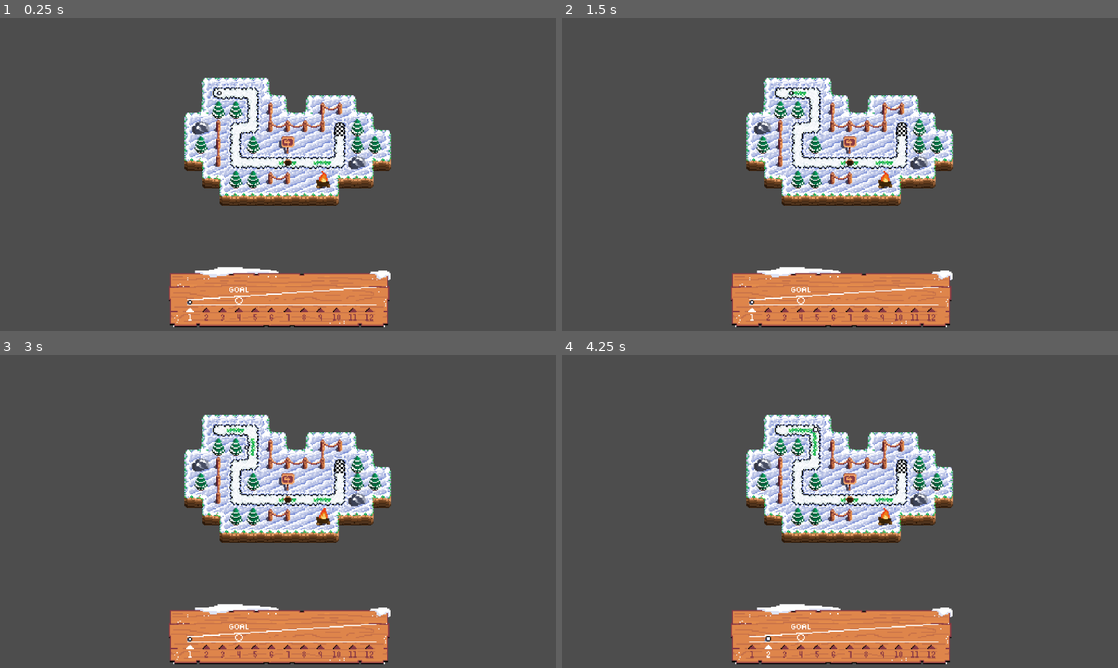
Above: before the commit, frames 1-4 (two rows, left to right).
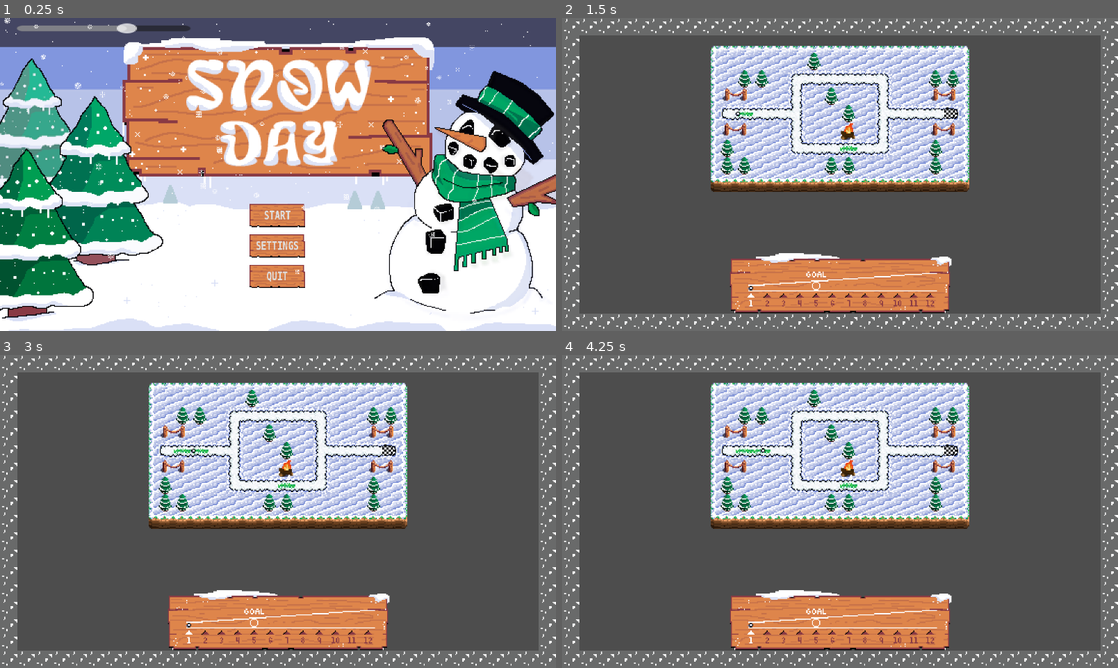
Above: after the commit, the same moments.

Repository: anthonyrvance/i3GJ2024
Game: Godot game, scene res://Levels/MainMenu.tscn
The game is run twice, just before and just after one commit, with the same random seed, the same clock (stepped at 60 frames per second) and the same inputs. Before the commit the project starts from res://Levels/Level 4.tscn.
Inputs (mouse positions are in pixels of both pictures, inside the frame that each line leads up to):
- Up to frame 1 (0.25 s): no input
- Up to frame 2 (1.5 s): click (840, 215) at 0.5 s, where only the run after the commit has a clickable "START"; tap Enter at 1.25 s; hold Right (ui_right) from 1.28 s (still down)
- Up to frame 3 (3 s): tap Space at 2 s; release Right (ui_right) at 2.03 s; hold Down (ui_down) 2.03-2.78 s; tap Enter at 2.75 s; hold Right (ui_right) from 2.78 s (still down)
- Up to frame 4 (4.25 s): tap Space at 3.5 s; release Right (ui_right) at 3.53 s; hold Up (ui_up) from 3.53 s (still down)

The runs differ from the first frame. In frame 1, 91% of the frame differs, in the area x 0-100%, y 0-100%; in frame 2, 41%; in frame 3, 41%; in frame 4, 41%.

Commit message:
build 2 and pointed gates to next levels and refilled tiles in lv3

Diff:
--- a/Levels/Level 3.tscn
+++ b/Levels/Level 3.tscn
@@ -10,7 +10,6 @@
 [ext_resource type="PackedScene" uid="uid://t78ls4qeu3ak" path="res://Prefabs/Tiles/Gate.tscn" id="6_hn8ik"]
 [ext_resource type="Texture2D" uid="uid://c7iuq1aqu6igb" path="res://Art/Tiles/startNfinish.png" id="7_ctqr6"]
 [ext_resource type="PackedScene" uid="uid://ckcnevvqf7sah" path="res://Prefabs/Tiles/ScorableTile.tscn" id="8_1vylh"]
-[ext_resource type="PackedScene" uid="uid://cles8vjjxwy6h" path="res://Prefabs/UI/FallingSnow.tscn" id="10_d1o7v"]
 [ext_resource type="PackedScene" uid="uid://6vyn2y538dd8" path="res://Prefabs/UI/SnowballSizeUI.tscn" id="11_brwkk"]
 
 [sub_resource type="GDScript" id="GDScript_3v5xg"]
@@ -181,6 +180,42 @@
 sources/5 = SubResource("TileSetAtlasSource_rpwol")
 sources/6 = SubResource("TileSetAtlasSource_8i620")
 
+[sub_resource type="AtlasTexture" id="AtlasTexture_jfb5w"]
+atlas = ExtResource("5_yyukr")
+region = Rect2(0, 0, 16, 16)
+
+[sub_resource type="AtlasTexture" id="AtlasTexture_p8ihq"]
+atlas = ExtResource("5_yyukr")
+region = Rect2(0, 0, 16, 16)
+
+[sub_resource type="AtlasTexture" id="AtlasTexture_kgsb8"]
+atlas = ExtResource("5_yyukr")
+region = Rect2(0, 16, 16, 16)
+
+[sub_resource type="AtlasTexture" id="AtlasTexture_4tq8n"]
+atlas = ExtResource("5_yyukr")
+region = Rect2(16, 0, 16, 16)
+
+[sub_resource type="AtlasTexture" id="AtlasTexture_5d4a4"]
+atlas = ExtResource("5_yyukr")
+region = Rect2(0, 16, 16, 16)
+
+[sub_resource type="AtlasTexture" id="AtlasTexture_y7l7b"]
+atlas = ExtResource("5_yyukr")
+region = Rect2(0, 16, 16, 16)
+
+[sub_resource type="AtlasTexture" id="AtlasTexture_epjyx"]
+atlas = ExtResource("5_yyukr")
+region = Rect2(0, 0, 16, 16)
+
+[sub_resource type="AtlasTexture" id="AtlasTexture_dbgmu"]
+atlas = ExtResource("5_yyukr")
+region = Rect2(0, 16, 16, 16)
+
+[sub_resource type="AtlasTexture" id="AtlasTexture_ovqqk"]
+atlas = ExtResource("5_yyukr")
+region = Rect2(0, 16, 16, 16)
+
 [node name="Root" type="Node2D"]
 script = SubResource("GDScript_3v5xg")
 
@@ -192,7 +227,7 @@
 [node name="TileMap" type="TileMap" parent="."]
 tile_set = SubResource("TileSet_3hh4y")
 format = 2
-layer_0/tile_data = PackedInt32Array(-524304, 0, 0, -524303, …(2770 unchanged characters)… -131072, 2, 0, -65536, 196611, 3, 0, 2, 0, 65536, 4, 1610612736, 131072, 2, 16106 …(2364 unchanged characters)…
+layer_0/tile_data = PackedInt32Array(-524304, 0, 0, -524303, …(2770 unchanged characters)… -131072, 2, 0, -65536, 196611, 3, 0, 2, 1342177281, 65536, 4, 1610612736, 131072, 2, 16106 …(2364 unchanged characters)…
 
 [node name="TileMap - Details" type="TileMap" parent="."]
 tile_set = SubResource("TileSet_3hh4y")
@@ -209,165 +244,244 @@
 
 [node name="ScorableTile27" parent="ScorableTiles - Positive" instance=ExtResource("8_1vylh")]
 position = Vector2(-88, -88)
+exportFillingSprite = SubResource("AtlasTexture_jfb5w")
 
 [node name="ScorableTile28" parent="ScorableTiles - Positive" instance=ExtResource("8_1vylh")]
 position = Vector2(-72, -88)
+exportFillingSprite = SubResource("AtlasTexture_jfb5w")
 
 [node name="ScorableTile29" parent="ScorableTiles - Positive" instance=ExtResource("8_1vylh")]
 position = Vector2(-56, -88)
+exportFillingSprite = SubResource("AtlasTexture_jfb5w")
 
 [node name="ScorableTile30" parent="ScorableTiles - Positive" instance=ExtResource("8_1vylh")]
 position = Vector2(-40, -88)
+exportFillingSprite = SubResource("AtlasTexture_jfb5w")
 
 [node name="ScorableTile31" parent="ScorableTiles - Positive" instance=ExtResource("8_1vylh")]
 position = Vector2(-24, -88)
+exportFillingSprite = SubResource("AtlasTexture_jfb5w")
 
 [node name="ScorableTile32" parent="ScorableTiles - Positive" instance=ExtResource("8_1vylh")]
 position = Vector2(-8, -88)
+exportFillingSprite = SubResource("AtlasTexture_jfb5w")
 
 [node name="ScorableTile33" parent="ScorableTiles - Positive" instance=ExtResource("8_1vylh")]
 position = Vector2(8, -88)
+exportFillingSprite = SubResource("AtlasTexture_jfb5w")
 
 [node name="ScorableTile34" parent="ScorableTiles - Positive" instance=ExtResource("8_1vylh")]
 position = Vector2(24, -88)
+exportFillingSprite = SubResource("AtlasTexture_jfb5w")
 
 [node name="ScorableTile70" parent="ScorableTiles - Positive" instance=ExtResource("8_1vylh")]
 position = Vector2(-24, -72)
+rotation = 1.5708
+exportFillingSprite = SubResource("AtlasTexture_p8ihq")
 
 [node name="ScorableTile68" parent="ScorableTiles - Positive" instance=ExtResource("8_1vylh")]
 position = Vector2(-56, -56)
+exportFillingSprite = SubResource("AtlasTexture_jfb5w")
 
 [node name="ScorableTile69" parent="ScorableTiles - Positive" instance=ExtResource("8_1vylh")]
 position = Vector2(-40, -56)
+exportFillingSprite = SubResource("AtlasTexture_jfb5w")
 
 [node name="ScorableTile55" parent="ScorableTiles - Positive" instance=ExtResource("8_1vylh")]
 position = Vector2(8, 8)
+rotation = 1.5708
+exportFillingSprite = SubResource("AtlasTexture_kgsb8")
 
 [node name="ScorableTile89" parent="ScorableTiles - Positive" instance=ExtResource("8_1vylh")]
 position = Vector2(-8, -8)
+rotation = 1.5708
+exportFillingSprite = SubResource("AtlasTexture_p8ihq")
 
 [node name="ScorableTile90" parent="ScorableTiles - Positive" instance=ExtResource("8_1vylh")]
 position = Vector2(-40, -8)
+rotation = 1.5708
+exportFillingSprite = SubResource("AtlasTexture_p8ihq")
 
 [node name="ScorableTile91" parent="ScorableTiles - Positive" instance=ExtResource("8_1vylh")]
 position = Vector2(72, -8)
+exportFillingSprite = SubResource("AtlasTexture_jfb5w")
 
 [node name="ScorableTile56" parent="ScorableTiles - Positive" instance=ExtResource("8_1vylh")]
 position = Vector2(40, 8)
+exportFillingSprite = SubResource("AtlasTexture_jfb5w")
 
 [node name="ScorableTile58" parent="ScorableTiles - Positive" instance=ExtResource("8_1vylh")]
 position = Vector2(-40, 8)
+rotation = 3.14159
+exportFillingSprite = SubResource("AtlasTexture_4tq8n")
 
 [node name="ScorableTile59" parent="ScorableTiles - Positive" instance=ExtResource("8_1vylh")]
 position = Vector2(-24, 8)
+exportFillingSprite = SubResource("AtlasTexture_jfb5w")
 
 [node name="ScorableTile60" parent="ScorableTiles - Positive" instance=ExtResource("8_1vylh")]
 position = Vector2(-8, 8)
+rotation = -1.5708
+exportFillingSprite = SubResource("AtlasTexture_5d4a4")
 
 [node name="ScorableTile92" parent="ScorableTiles - Positive" instance=ExtResource("8_1vylh")]
 position = Vector2(24, -56)
+exportFillingSprite = SubResource("AtlasTexture_jfb5w")
 
 [node name="ScorableTile93" parent="ScorableTiles - Positive" instance=ExtResource("8_1vylh")]
 position = Vector2(40, -56)
+exportFillingSprite = SubResource("AtlasTexture_jfb5w")
 
 [node name="ScorableTile94" parent="ScorableTiles - Positive" instance=ExtResource("8_1vylh")]
 position = Vector2(-8, -56)
+exportFillingSprite = SubResource("AtlasTexture_jfb5w")
 
 [node name="ScorableTile95" parent="ScorableTiles - Positive" instance=ExtResource("8_1vylh")]
 position = Vector2(8, -56)
+exportFillingSprite = SubResource("AtlasTexture_jfb5w")
 
 [node name="ScorableTile44" parent="ScorableTiles - Positive" instance=ExtResource("8_1vylh")]
 position = Vector2(-56, -24)
+exportFillingSprite = SubResource("AtlasTexture_jfb5w")
 
 [node name="ScorableTile45" parent="ScorableTiles - Positive" instance=ExtResource("8_1vylh")]
 position = Vector2(-40, -24)
+rotation = 1.5708
+exportFillingSprite = SubResource("AtlasTexture_kgsb8")
 
 [node name="ScorableTile47" parent="ScorableTiles - Positive" instance=ExtResource("8_1vylh")]
 position = Vector2(-8, -24)
+rotation = 1.5708
+exportFillingSprite = SubResource("AtlasTexture_kgsb8")
 
 [node name="ScorableTile48" parent="ScorableTiles - Positive" instance=ExtResource("8_1vylh")]
 position = Vector2(8, -24)
+exportFillingSprite = SubResource("AtlasTexture_jfb5w")
 
 [node name="ScorableTile36" parent="ScorableTiles - Positive" instance=ExtResource("8_1vylh")]
 position = Vector2(56, -88)
+exportFillingSprite = SubResource("AtlasTexture_jfb5w")
 
 [node name="ScorableTile79" parent="ScorableTiles - Positive" instance=ExtResource("8_1vylh")]
 position = Vector2(-40, 40)
+exportFillingSprite = SubResource("AtlasTexture_jfb5w")
 
 [node name="ScorableTile80" parent="ScorableTiles - Positive" instance=ExtResource("8_1vylh")]
 position = Vector2(-24, 40)
+exportFillingSprite = SubResource("AtlasTexture_jfb5w")
 
 [node name="ScorableTile81" parent="ScorableTiles - Positive" instance=ExtResource("8_1vylh")]
 position = Vector2(-8, 40)
+exportFillingSprite = SubResource("AtlasTexture_jfb5w")
 
 [node name="ScorableTile82" parent="ScorableTiles - Positive" instance=ExtResource("8_1vylh")]
 position = Vector2(8, 40)
+rotation = -1.5708
+exportFillingSprite = SubResource("AtlasTexture_5d4a4")
 
 [node name="ScorableTile84" parent="ScorableTiles - Positive" instance=ExtResource("8_1vylh")]
 position = Vector2(40, 40)
+exportFillingSprite = SubResource("AtlasTexture_jfb5w")
 
 [node name="ScorableTile85" parent="ScorableTiles - Positive" instance=ExtResource("8_1vylh")]
 position = Vector2(56, 40)
+exportFillingSprite = SubResource("AtlasTexture_jfb5w")
 
 [node name="ScorableTile86" parent="ScorableTiles - Positive" instance=ExtResource("8_1vylh")]
 position = Vector2(72, 40)
+exportFillingSprite = SubResource("AtlasTexture_jfb5w")
 
 [node name="ScorableTile87" parent="ScorableTiles - Positive" instance=ExtResource("8_1vylh")]
 position = Vector2(88, 40)
+rotation = 1.5708
+exportFillingSprite = SubResource("AtlasTexture_4tq8n")
 
 [node name="ScorableTile49" parent="ScorableTiles - Positive" instance=ExtResource("8_1vylh")]
 position = Vector2(56, -72)
+rotation = 1.5708
+exportFillingSprite = SubResource("AtlasTexture_p8ihq")
 
 [node name="ScorableTile50" parent="ScorableTiles - Positive" instance=ExtResource("8_1vylh")]
 position = Vector2(56, -56)
+rotation = 3.14159
+exportFillingSprite = SubResource("AtlasTexture_y7l7b")
 
 [node name="ScorableTile52" parent="ScorableTiles - Positive" instance=ExtResource("8_1vylh")]
 position = Vector2(56, -24)
+rotation = 1.5708
+exportFillingSprite = SubResource("AtlasTexture_epjyx")
 
 [node name="ScorableTile53" parent="ScorableTiles - Positive" instance=ExtResource("8_1vylh")]
 position = Vector2(56, -8)
+exportFillingSprite = SubResource("AtlasTexture_dbgmu")
 
 [node name="ScorableTile54" parent="ScorableTiles - Positive" instance=ExtResource("8_1vylh")]
 position = Vector2(56, 8)
+rotation = 1.5708
+exportFillingSprite = SubResource("AtlasTexture_4tq8n")
 
 [node name="ScorableTile61" parent="ScorableTiles - Positive" instance=ExtResource("8_1vylh")]
 position = Vector2(-72, -56)
+rotation = -1.5708
+exportFillingSprite = SubResource("AtlasTexture_4tq8n")
 
 [node name="ScorableTile62" parent="ScorableTiles - Positive" instance=ExtResource("8_1vylh")]
 position = Vector2(-72, -40)
+rotation = 1.5708
+exportFillingSprite = SubResource("AtlasTexture_p8ihq")
 
 [node name="ScorableTile64" parent="ScorableTiles - Positive" instance=ExtResource("8_1vylh")]
 position = Vector2(-72, -8)
+rotation = 1.5708
+exportFillingSprite = SubResource("AtlasTexture_p8ihq")
 
 [node name="ScorableTile65" parent="ScorableTiles - Positive" instance=ExtResource("8_1vylh")]
 position = Vector2(-72, 8)
+rotation = 1.5708
+exportFillingSprite = SubResource("AtlasTexture_p8ihq")
 
 [node name="ScorableTile66" parent="ScorableTiles - Positive" instance=ExtResource("8_1vylh")]
 position = Vector2(-72, 24)
+rotation = 1.5708
+exportFillingSprite = SubResource("AtlasTexture_p8ihq")
 
 [node name="ScorableTile67" parent="ScorableTiles - Positive" instance=ExtResource("8_1vylh")]
 position = Vector2(-72, 40)
+rotation = 3.14159
+exportFillingSprite = SubResource("AtlasTexture_4tq8n")
 
 [node name="ScorableTile71" parent="ScorableTiles - Positive" instance=ExtResource("8_1vylh")]
 position = Vector2(88, -72)
+rotation = 1.5708
+exportFillingSprite = SubResource("AtlasTexture_p8ihq")
 
 [node name="ScorableTile74" parent="ScorableTiles - Positive" instance=ExtResource("8_1vylh")]
 position = Vector2(88, -24)
+rotation = 1.5708
+exportFillingSprite = SubResource("AtlasTexture_p8ihq")
 
 [node name="ScorableTile75" parent="ScorableTiles - Positive" instance=ExtResource("8_1vylh")]
 position = Vector2(88, -8)
+rotation = 3.14159
+exportFillingSprite = SubResource("AtlasTexture_ovqqk")
 
 [node name="ScorableTile76" parent="ScorableTiles - Positive" instance=ExtResource("8_1vylh")]
 position = Vector2(88, 8)
+rotation = 1.5708
+exportFillingSprite = SubResource("AtlasTexture_p8ihq")
 
 [node name="ScorableTile77" parent="ScorableTiles - Positive" instance=ExtResource("8_1vylh")]
 position = Vector2(88, 24)
+rotation = 1.5708
+exportFillingSprite = SubResource("AtlasTexture_p8ihq")
 
 [node name="ScorableTile37" parent="ScorableTiles - Positive" instance=ExtResource("8_1vylh")]
 position = Vector2(72, -88)
+exportFillingSprite = SubResource("AtlasTexture_jfb5w")
 
 [node name="ScorableTile38" parent="ScorableTiles - Positive" instance=ExtResource("8_1vylh")]
 position = Vector2(88, -88)
+exportFillingSprite = SubResource("AtlasTexture_4tq8n")
 
 [node name="ScorableTiles - Negative" type="Node2D" parent="."]
 
@@ -414,9 +528,6 @@
 [node name="ScorableTile72" parent="ScorableTiles - Negative" instance=ExtResource("8_1vylh")]
 position = Vector2(88, -56)
 score = -3
-
-[node name="Falling Snow" parent="." instance=ExtResource("10_d1o7v")]
-position = Vector2(0, -112)
 
 [node name="SnowballSizeUI" parent="." instance=ExtResource("11_brwkk")]
 offset_top = 100.0
--- a/Levels/Level 4.tscn
+++ b/Levels/Level 4.tscn
@@ -255,3 +255,4 @@
 [node name="Gate" parent="." instance=ExtResource("13_842ia")]
 position = Vector2(56, -8)
 reqSize = 4
+levelPathToLoad = "res://Levels/Level 5.tscn"
--- a/Levels/Level 5.tscn
+++ b/Levels/Level 5.tscn
@@ -495,3 +495,4 @@
 [node name="Gate" parent="." instance=ExtResource("10_aec52")]
 position = Vector2(104, -8)
 reqSize = 5
+levelPathToLoad = "res://Levels/Level 6.tscn"
--- a/Levels/Level 6.tscn
+++ b/Levels/Level 6.tscn
@@ -399,3 +399,4 @@
 [node name="Gate" parent="." instance=ExtResource("14_y2nd0")]
 position = Vector2(-40, -24)
 reqSize = 12
+levelPathToLoad = "res://Levels/MainMenu.tscn"
--- a/project.godot
+++ b/project.godot
@@ -11,7 +11,7 @@
 [application]
 
 config/name="i3GJ2024"
-run/main_scene="res://Levels/Level 4.tscn"
+run/main_scene="res://Levels/MainMenu.tscn"
 config/features=PackedStringArray("4.2", "GL Compatibility")
 config/icon="res://icon.svg"
 
Not shown: 1 places in Levels/Level 3.tscn that only renumber resources
Not shown: 2 places in Levels/Level 6.tscn that only renumber resources
Not shown, changed: export_presets.cfg
Not shown, added: Builds/Build 2/i3GJ2024.exe
Not shown, added: Builds/Build 2/i3GJ2024.pck
